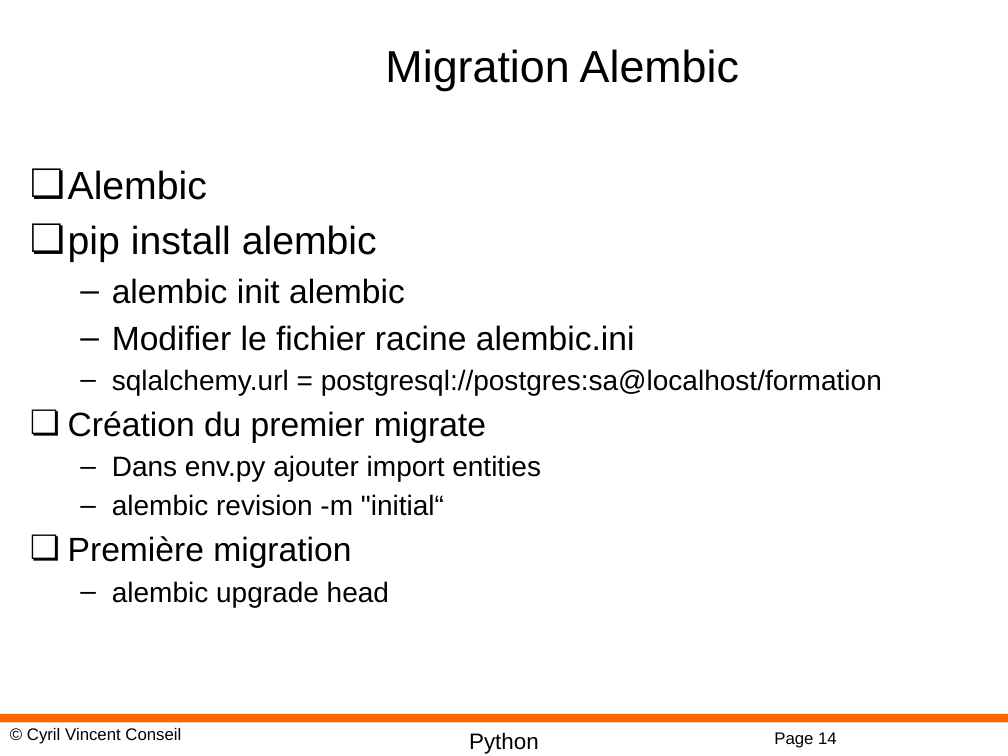
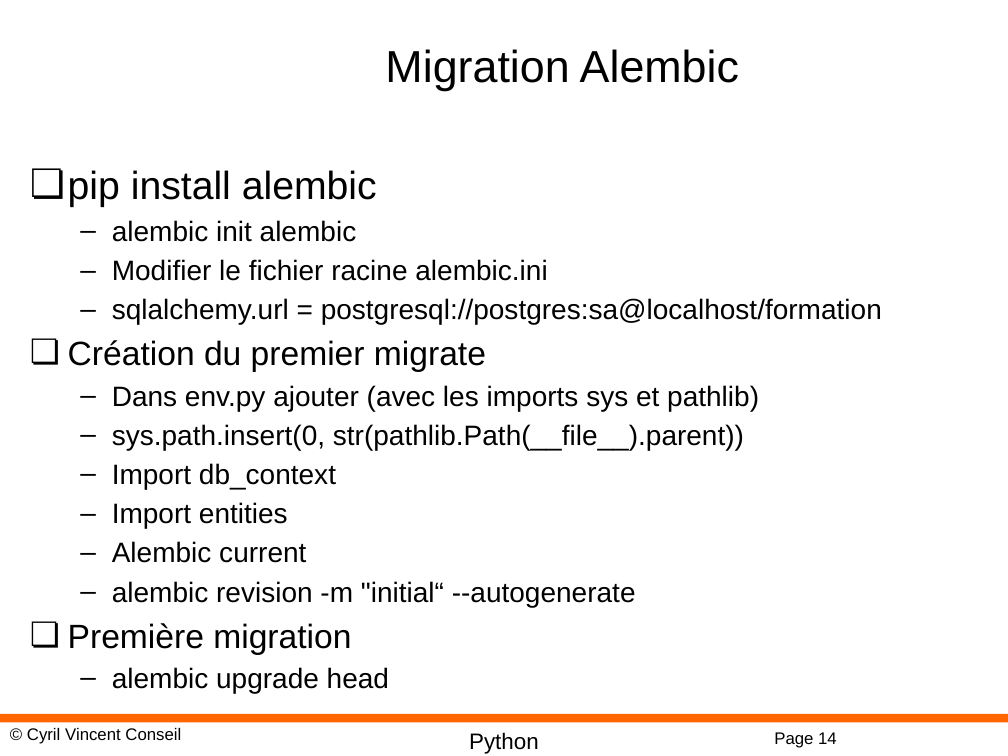
Before and after one commit to cyrilvincent/python, a slide deck: slide 14 of ppt/Python22-SQLAlchemy.pptx. Drawn at 1008x756 pixels with LibreOffice and Linux fonts; fonts in the diff are those of the drawing; background and template pictures are left out. Boxes give left, top, right and bottom in pixels: in the first picture for what was removed or moved away, otherwise in the second. Text is boxed around its words. In the diff, an @@ line names an element or a change of style, - is before the commit and + after.

```diff
--- a/ppt/Python22-SQLAlchemy.pptx
+++ b/ppt/Python22-SQLAlchemy.pptx
@@ text at box(68, 170, 207, 200): paragraph removed @@
-❏ Alembic
@@ text at box(112, 220, 547, 281): size 24 to 20 pt in "alembic init alembic", "Modifier le fichier racine alembic.ini" @@
@@ text at box(112, 385, 759, 607): text changed @@
-  – Dans env.py ajouter import entities
-  – alembic revision -m "initial“
+  – Dans env.py ajouter (avec les imports sys et pathlib)
+  – sys.path.insert(0, str(pathlib.Path(__file__).parent))
+  – Import db_context
+  – Import entities
+  – Alembic current
+  – alembic revision -m "initial“ --autogenerate
```
Also in this commit, not shown: 5 other files.
